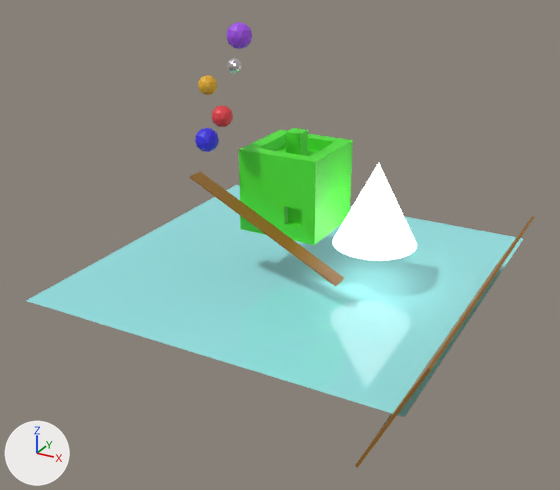
Renders of the Blender file art/art.blend from each side of a commit.
Camera for both pictures: a 50 mm lens placed at (8.24, -15.82, 6.22), pointed at (0.16, -1.13, -1.13). Arrows for +X, +Y and +Z are at lower left; the lights stay in place.

The scene before the commit, as lines of its bpy script (objects in view):
```python
me_cone = bpy.data.meshes.new('Cone')
me_cone.from_pydata(...)  # a 32-sided cone pointing to +z spanning x -1.0..1.0, y -1.0..1.0, z -1.0..1.0
me_cone.polygons.foreach_set('use_smooth', [True] * 33)
me_cone.materials.append(mat_material_001)  # white #e7e7e7
me_cube = bpy.data.meshes.new('Cube')
me_cube.from_pydata(...)  # 32 vertices, 30 faces; spans x -1.0..1.0, y -1.0..1.0, z -1.0..1.34
me_cube.materials.append(mat_material)  # green #4ee735
me_plane = bpy.data.meshes.new('Plane')
me_plane.from_pydata([(-1.0, -1.0, 0.0), (1.0, -1.0, 0.0), (-1.0, 1.0, 0.0), (1.0, 1.0, 0.0)], [], [(0, 1, 3, 2)])
me_plane.materials.append(mat_material_008)  # cyan #96e5e7
ob_cone = bpy.data.objects.new('Cone', me_cone)
ob_cone.location = (2.04, 0.12, -0.15)
_m = ob_cone.modifiers.new('EdgeSplit', 'EDGE_SPLIT')
ob_cube = bpy.data.objects.new('Cube', me_cube)
ob_cube.location = (0.0, 0.0, 0.0)
ob_plane = bpy.data.objects.new('Plane', me_plane)
ob_plane.location = (0.0, 0.0, -2.2)
ob_plane.scale = (4.64, 4.64, 4.64)
# also in view: 'Cube.002' at (4.59, -1.37, -1.92); 'Cube.001' at (-0.01, -1.5, -0.57)
```
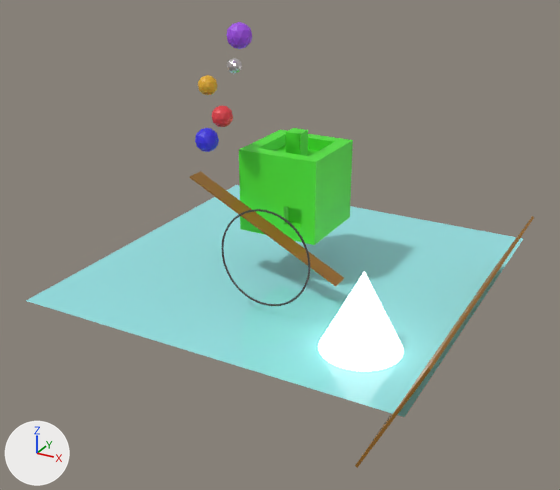
The change, as JSON lines over the scene's bpy script:
```json
{"op": "add", "block": "mat_material_009", "code": ["mat_material_009 = principled_material('Material.009')", "mat_material_009.base_color = (0.058, 0.058, 0.058)  # black #444444", "mat_material_009.roughness = 1.0"]}
{"op": "add", "block": "me_torus", "code": ["me_torus = bpy.data.meshes.new('Torus')", "me_torus.from_pydata(...)  # a torus around z (ring radius 0.5, tube radius 0.01) spanning x -0.51..0.51, y -0.51..0.51, z -0.01..0.01", "me_torus.materials.append(mat_material_009)  # black #444444"]}
{"op": "set", "path": "ob_cone.location", "old": "(2.04, 0.12, -0.15)", "new": "(3.01, -2.82, -1.43)"}
{"op": "add", "block": "ob_torus", "code": ["ob_torus = bpy.data.objects.new('Torus', me_torus)", "ob_torus.location = (0.52, -2.47, -0.85)", "ob_torus.rotation_euler = (1.521, 0.0, 0.0)  # degrees (87, 0, 0)", "ob_torus.scale = (2.18, 2.18, 2.18)"]}
```

Where the change shows, as pixel boxes [x1, y1, x2, y2] in the pictures (560 x 490 px):
```json
{"object": "Cone", "change": "moved", "before": [332, 163, 417, 261], "after": [318, 271, 404, 371]}
{"object": "Torus", "change": "added", "after": [221, 209, 310, 306]}
```
